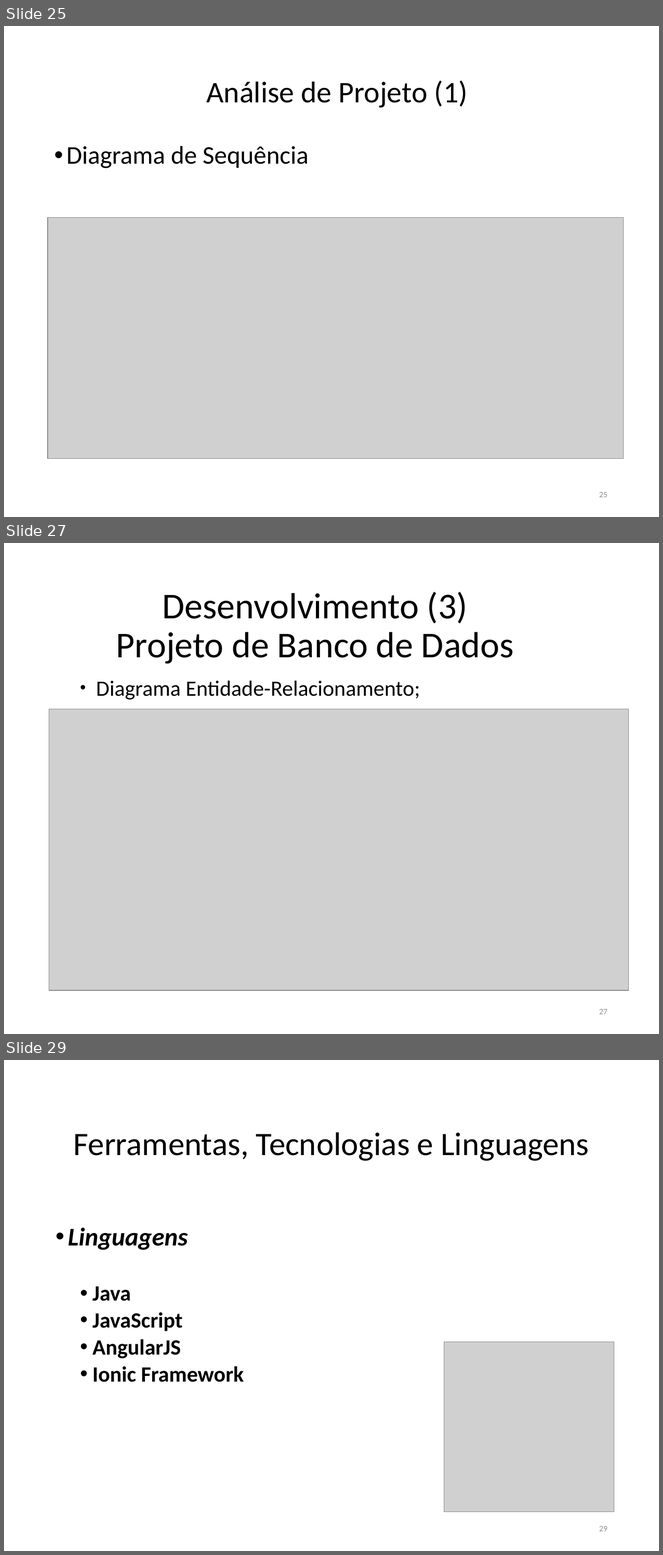
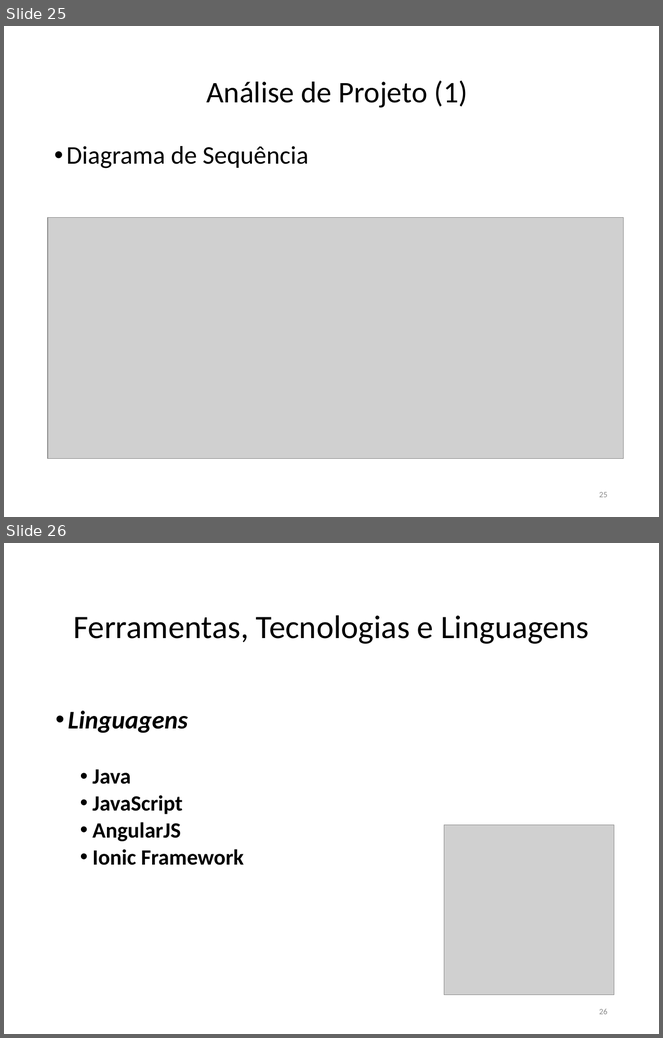
Before and after one commit to FatimaFerreiradeSousa/TCC-Mobile-Leaning, a slide deck: TCC - Documento/TCC II.pptx. Shown one above the other, each under a label of ours: slides 25, 27 and 29 before the commit, slides 25 and 26 after it; the slides between them are not shown. The pictures are 663x1555 and 663x1038 pixels, drawn with LibreOffice and Linux fonts; fonts in the diff are those of the drawing; grey boxes stand for pictures. Boxes give left, top, right and bottom in pixels: in the first picture for what was removed or moved away, otherwise in the second. Text is boxed around its words. In the diff, an @@ line names an element or a change of style, - is before the commit and + after.

```diff
--- a/TCC - Documento/TCC II.pptx
+++ b/TCC - Documento/TCC II.pptx
@@ slide 27 removed at [4, 543, 659, 1034], background #FFFFFF @@
@@ title removed at [116, 592, 514, 664] @@
-Desenvolvimento (3)
-Projeto de Banco de Dados
@@ text removed at [96, 680, 421, 700] @@
-  • Diagrama Entidade-Relacionamento;
@@ picture removed at [49, 709, 629, 991] @@
@@ page number removed at [599, 1009, 608, 1015] @@
-27
@@ what was slide 29 is now slide 26 @@
@@ page number at [599, 1009, 608, 1015]: text changed @@
-29
+26
```
Also in this commit, not shown: 2 other slides removed, 3 other files.
